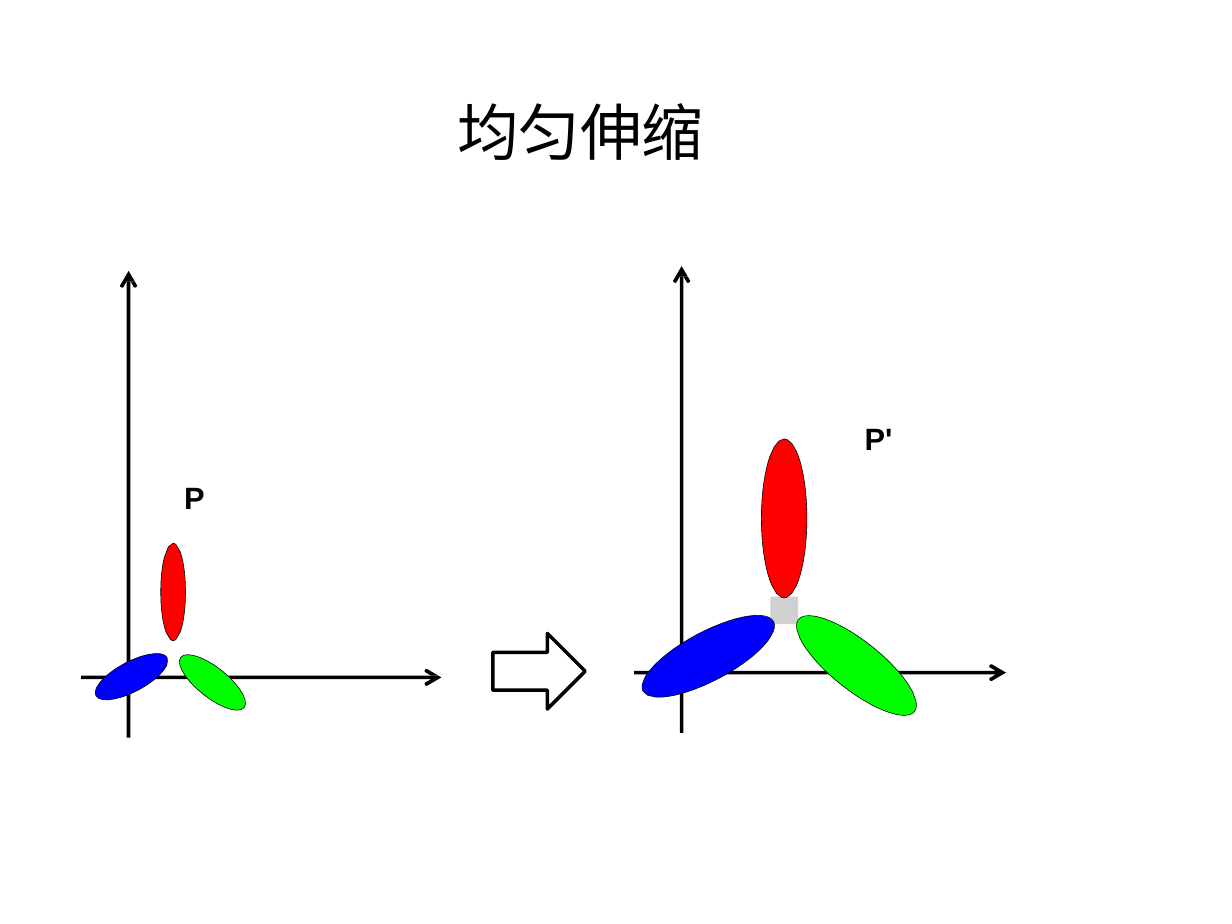
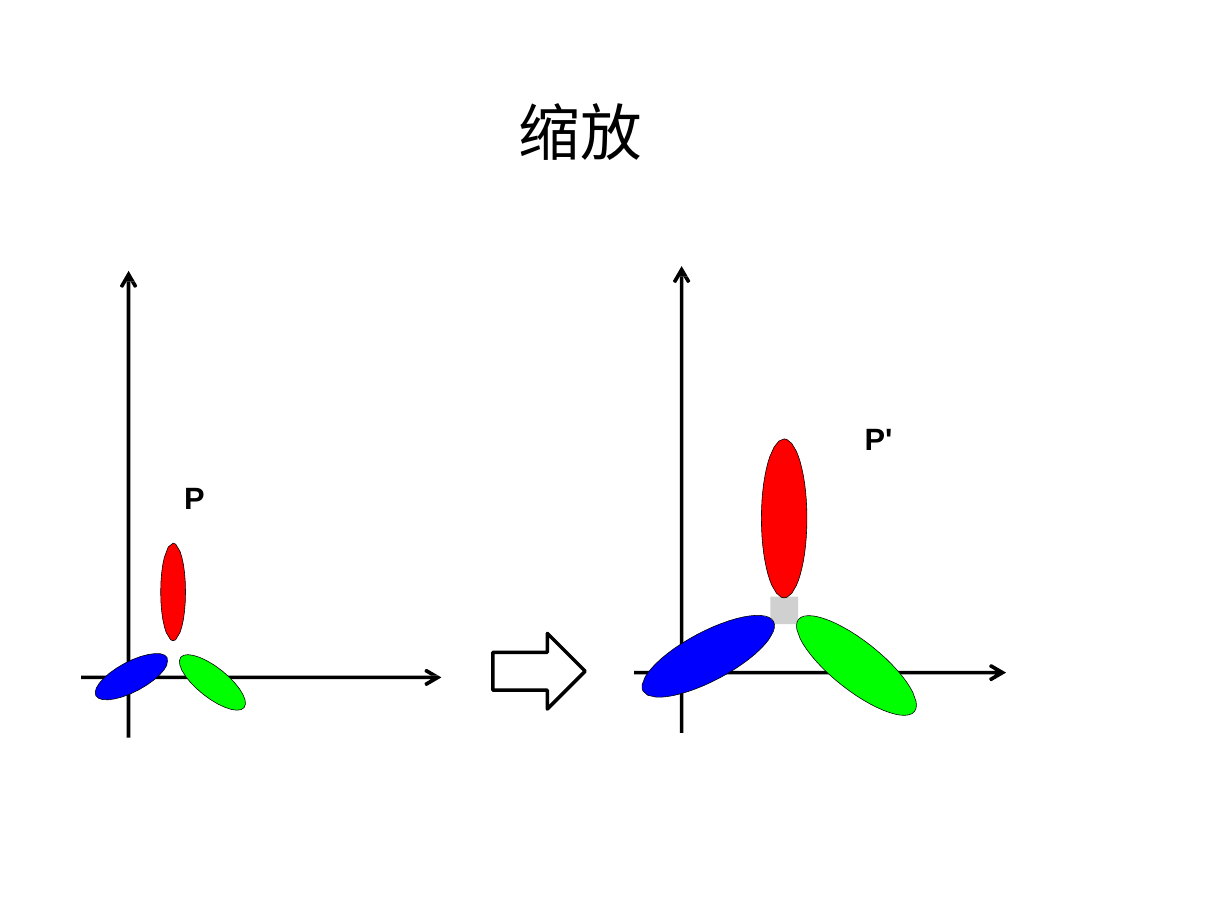
Before and after one commit to evenhax/translation_and_refining_for_cs231a, a slide deck: slide 33 of PPT231a_trans_and_refine/中文矫正版/lecture 2 _Camera Models .pptx. Drawn at 1232x924 pixels with LibreOffice and Linux fonts; fonts in the diff are those of the drawing; grey boxes stand for pictures; background and template pictures are left out. Boxes give left, top, right and bottom in pixels: in the first picture for what was removed or moved away, otherwise in the second. Text is boxed around its words. In the diff, an @@ line names an element or a change of style, - is before the commit and + after.

```diff
--- a/PPT231a_trans_and_refine/中文矫正版/lecture 2 _Camera Models .pptx
+++ b/PPT231a_trans_and_refine/中文矫正版/lecture 2 _Camera Models .pptx
@@ title at box(519, 103, 642, 160): text changed @@
-均匀伸缩
+缩放
```
Also in this commit, not shown: 6 other slides changed, 4 other files.
